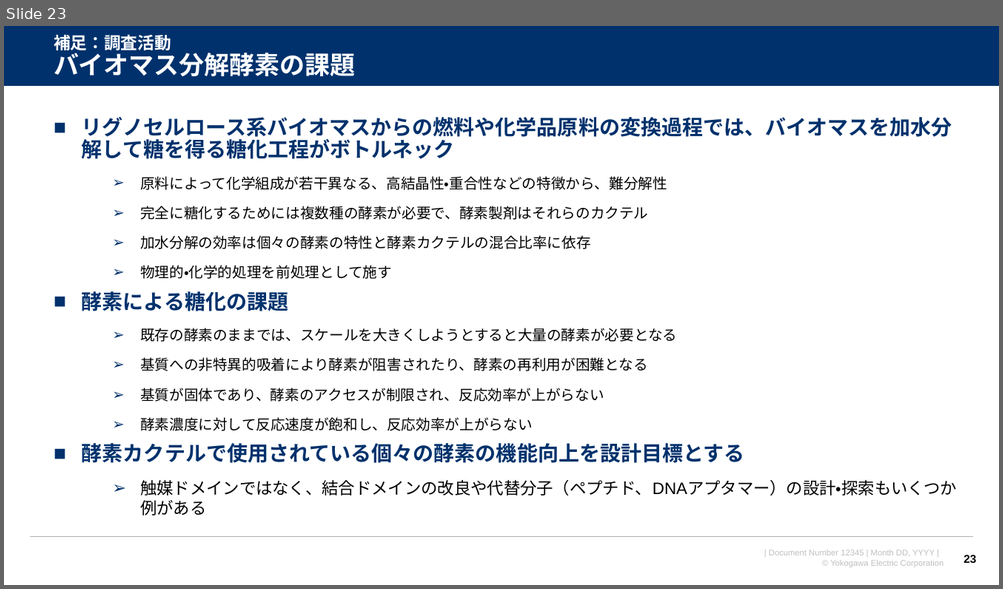
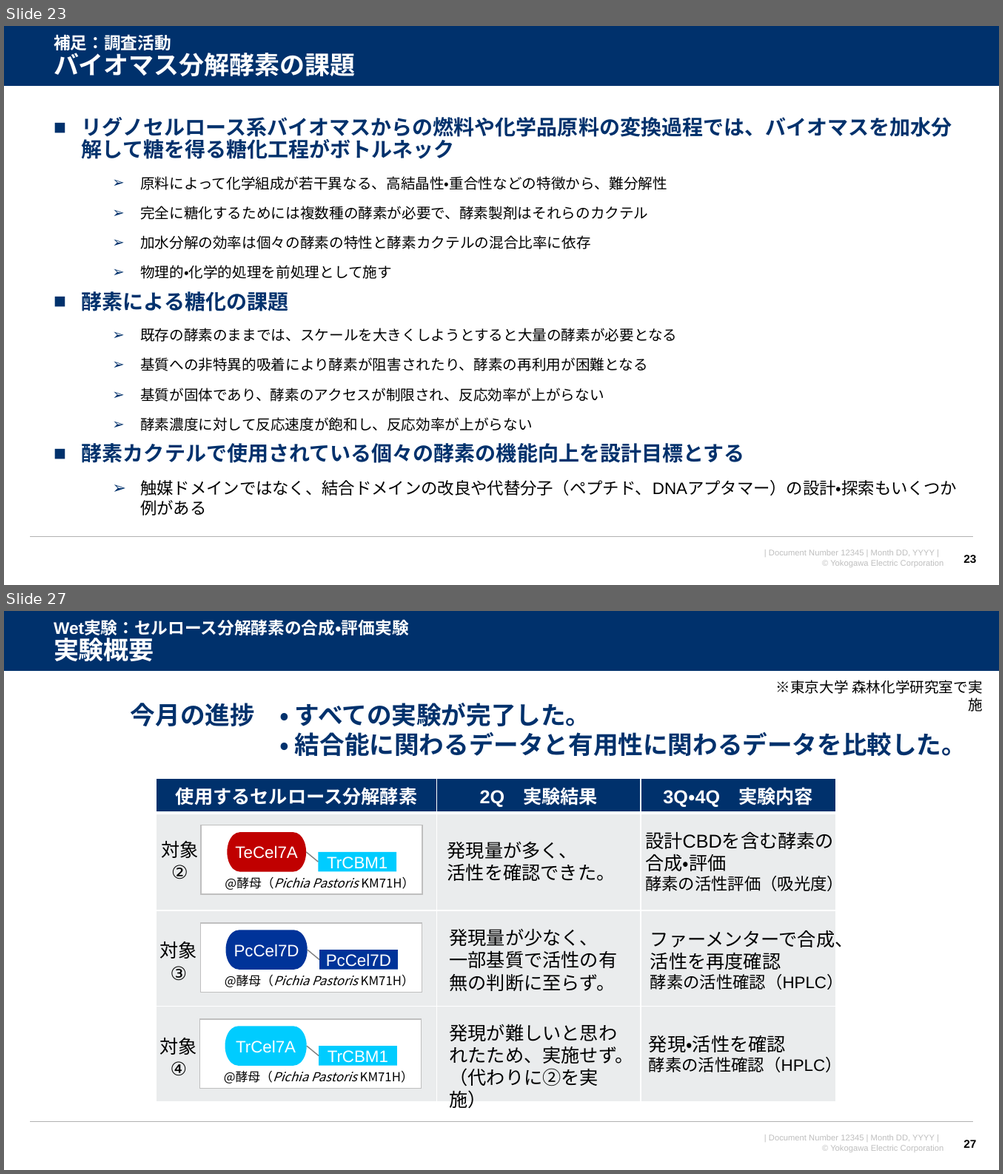
Before and after one commit to watarukumagai-git/denovo, a slide deck: survey_doc/2023年3月度月報_人工酵素設計_rev.0.pptx. Shown one above the other, each under a label of ours: slide 23 before the commit, slides 23 and 27 after it; the slides between them are not shown. The pictures are 1003x589 and 1003x1174 pixels, drawn with LibreOffice and Linux fonts; fonts in the diff are those of the drawing; background and template pictures are left out. Boxes give left, top, right and bottom in pixels: in the first picture for what was removed or moved away, otherwise in the second. Text is boxed around its words. In the diff, an @@ line names an element or a change of style, - is before the commit and + after.

```diff
--- a/survey_doc/2023年3月度月報_人工酵素設計_rev.0.pptx
+++ b/survey_doc/2023年3月度月報_人工酵素設計_rev.0.pptx
@@ slide 27 added at box(4, 611, 999, 1170), background #FFFFFF; not listed: 4 template elements that a slide beside it also shows @@
@@ title added at box(54, 621, 409, 661), 16.2 pt, text #FFFFFF, bold @@
+Wet実験：セルロース分解酵素の合成・評価実験
+実験概要
@@ text added at box(776, 680, 983, 712), 14 pt, text #000000 @@
+※東京大学 森林化学研究室で実施
@@ text added at box(131, 703, 966, 756), 24 pt, text #00316C, bold @@
+今月の進捗 ・ すべての実験が完了した。
+・ 結合能に関わるデータと有用性に関わるデータを比較した。
@@ table added at box(156, 778, 835, 1102), 4 rows, 3 columns @@
+使用するセルロース分解酵素 | 2Q 実験結果 | 3Q・4Q 実験内容
+ |  | 
+ |  | 
+ |  | 
@@ text added at box(645, 832, 843, 891), 18 pt, text #000000 @@
+設計CBDを含む酵素の
+合成・評価
+酵素の活性評価（吸光度）
@@ group added at box(161, 825, 423, 894): 2 texts, 1 pentagon arrow, 1 pill shape, 1 rectangle, 1 line @@
+@酵母（Pichia Pastoris KM71H）
+TeCel7A
+TrCBM1
+対象
+②
@@ text added at box(447, 842, 615, 881), 18 pt, text #000000 @@
+発現量が多く、
+活性を確認できた。
@@ group added at box(160, 923, 422, 993): 2 texts, 1 pentagon arrow, 1 pill shape, 1 rectangle, 1 line @@
+@酵母（Pichia Pastoris KM71H）
+PcCel7D
+PcCel7D
+対象
+③
@@ text added at box(449, 929, 617, 991), 18 pt, text #000000 @@
+発現量が少なく、
+一部基質で活性の有無の判断に至らず。
@@ text added at box(650, 931, 854, 990), 18 pt, text #000000 @@
+ファーメンターで合成、
+活性を再度確認
+酵素の活性確認（HPLC）
@@ text added at box(449, 1025, 634, 1087), 18 pt, text #000000 @@
+発現が難しいと思われたため、実施せず。
+（代わりに②を実施）
@@ group added at box(160, 1019, 421, 1088): 2 texts, 1 pentagon arrow, 1 pill shape, 1 rectangle, 1 line @@
+@酵母（Pichia Pastoris KM71H）
+TrCel7A
+TrCBM1
+対象
+④
@@ text added at box(649, 1036, 842, 1073), 16 pt, text #000000 @@
+発現・活性を確認
+酵素の活性確認（HPLC）
@@ page number added at box(963, 1140, 976, 1148), 11 pt, text #000000, bold @@
+27
```
Also in this commit, not shown: 14 other slides added.
